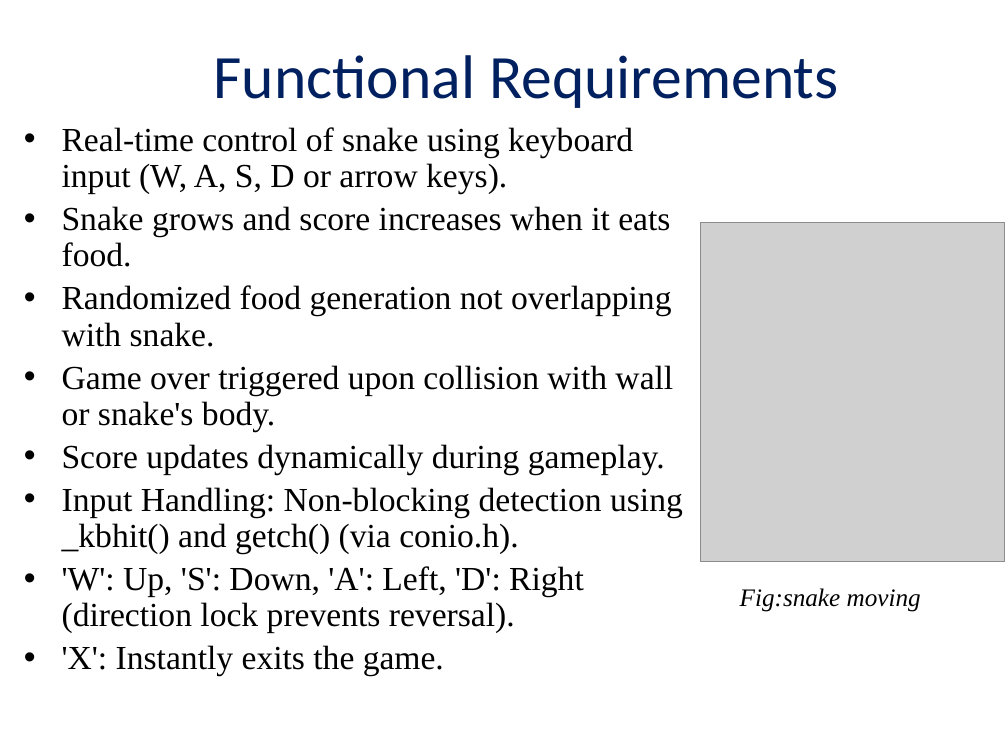
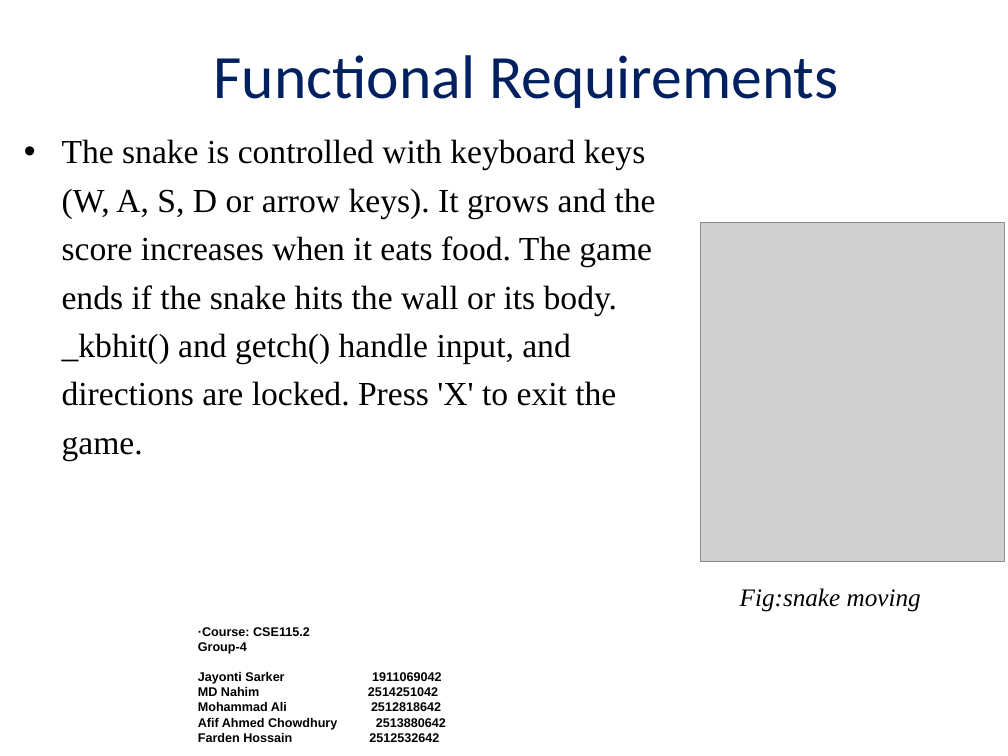
Before and after one commit to always-mohammad-ali/snake-game-c, a slide deck: slide 4 of others/final presentation.pptx. Drawn at 1008x756 pixels with LibreOffice and Linux fonts; fonts in the diff are those of the drawing; grey boxes stand for pictures; background and template pictures are left out. Boxes give left, top, right and bottom in pixels: in the first picture for what was removed or moved away, otherwise in the second. Text is boxed around its words. In the diff, an @@ line names an element or a change of style, - is before the commit and + after.

Commit message:
final presentation

```diff
--- a/others/final presentation.pptx
+++ b/others/final presentation.pptx
@@ text at bbox=[62, 139, 656, 460]: text changed @@
-• Real-time control of snake using keyboard input (W, A, S, D or arrow keys).
-• Snake grows and score increases when it eats food.
-• Randomized food generation not overlapping with snake.
-• Game over triggered upon collision with wall or snake's body.
-• Score updates dynamically during gameplay.
-• Input Handling: Non-blocking detection using _kbhit() and getch() (via conio.h).
-• 'W': Up, 'S': Down, 'A': Left, 'D': Right (direction lock prevents reversal).
-• 'X': Instantly exits the game.
+• The snake is controlled with keyboard keys (W, A, S, D or arrow keys). It grows and the score increases when it eats food. The game ends if the snake hits the wall or its body. _kbhit() and getch() handle input, and directions are locked. Press 'X' to exit the game.
@@ text added at bbox=[198, 627, 439, 742], 9 pt, text #000000, bold @@
+·Course: CSE115.2
+Group-4
+Jayonti Sarker 1911069042
+MD Nahim 2514251042
+Mohammad Ali 2512818642
+Afif Ahmed Chowdhury 2513880642
+Farden Hossain 2512532642
```
Also in this commit, not shown: 8 other slides changed, 1 slide added, 1 slide removed, 4 other files.
